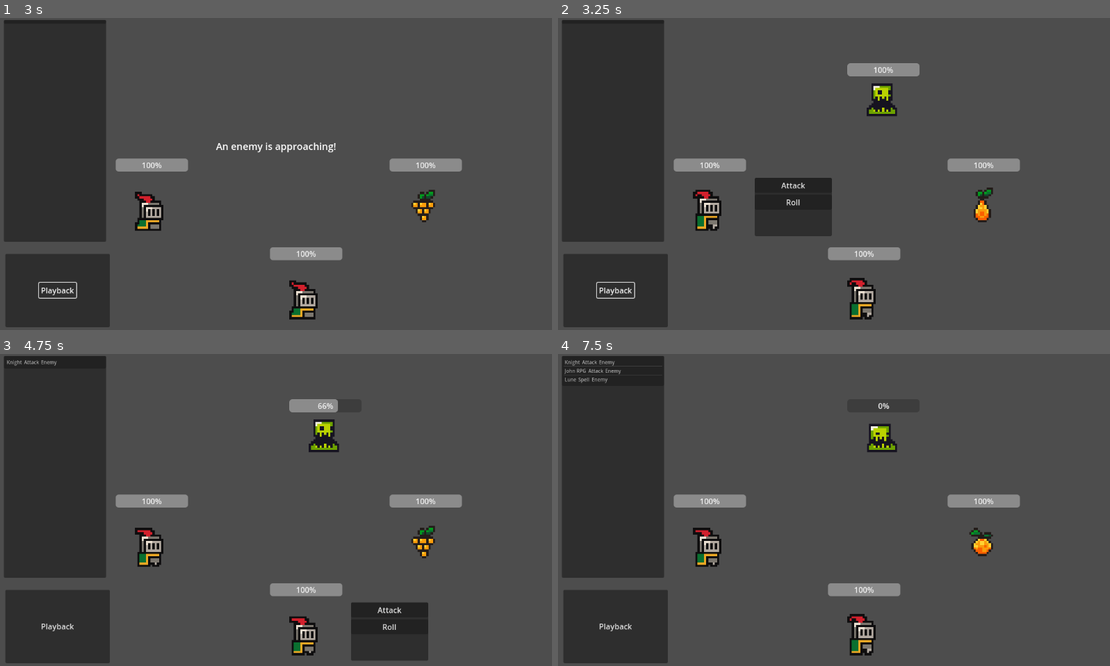
Above: before the commit, frames 1-4 (two rows, left to right).
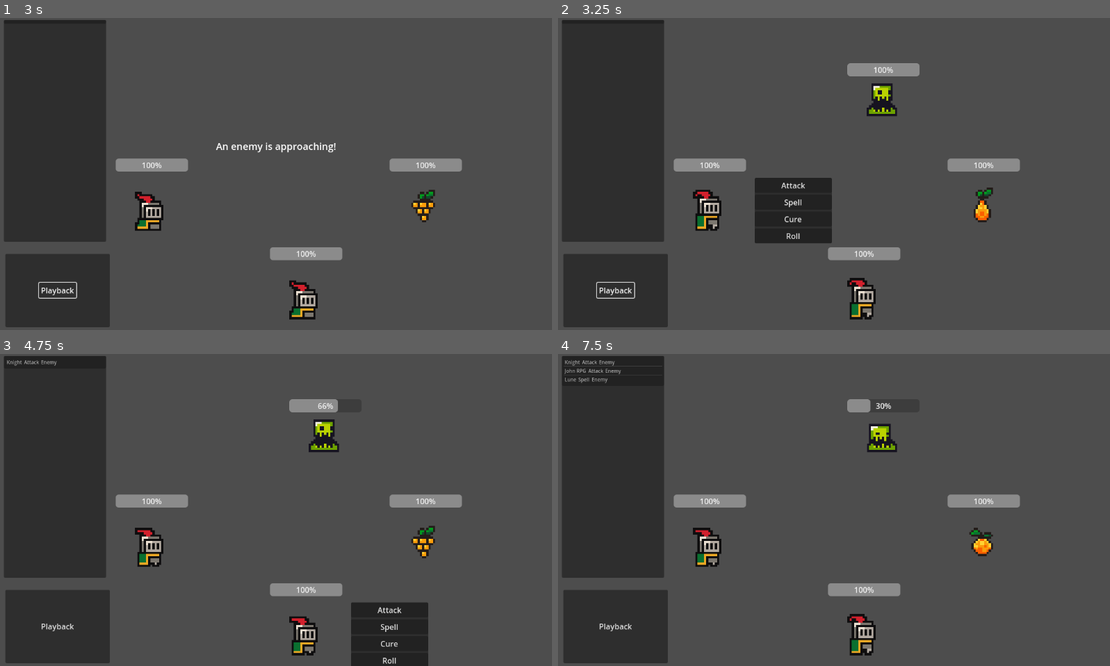
Above: after the commit, the same moments.

Repository: jhobz/rpg-prototype
Game: Godot game, scene res://scenes/game.tscn
Two runs of this game, one before a commit and one after it. Both use one fixed random seed, a clock stepped at 60 frames per second and the inputs below.
Inputs:
- Up to frame 1 (3 s): click "Playback" at 1.25 s
- Up to frame 2 (3.25 s): no input
- Up to frame 3 (4.75 s): click "Attack" at 3.5 s
- Up to frame 4 (7.5 s): click "Attack" at 5 s; click "Spell" at 6.5 s

Frame 1 is identical in both runs. In frame 2, 0.4% of the frame differs, in the area x 35-50%, y 58-73%; in frame 3, 0.3%; in frame 4, 0.2%.

Commit message:
Implement multi-target cure/cleave and also the design i guess

Diff:
--- /dev/null
+++ b/data/Battles/demon_king.tres
@@ -0,0 +1,9 @@
+[gd_resource type="Resource" script_class="Battle" load_steps=3 format=3 uid="uid://boaueiky7kmo6"]
+
+[ext_resource type="PackedScene" uid="uid://bgk4jejtmso1f" path="res://scenes/Character/Characters/Enemies/demon_king.tscn" id="1_dbcd6"]
+[ext_resource type="Script" uid="uid://d0fqyilf00bfa" path="res://logic/battle.gd" id="1_mca8i"]
+
+[resource]
+script = ExtResource("1_mca8i")
+enemies = Array[PackedScene]([ExtResource("1_dbcd6")])
+metadata/_custom_type_script = "uid://d0fqyilf00bfa"
--- /dev/null
+++ b/data/Battles/solo_skeleton.tres
@@ -0,0 +1,9 @@
+[gd_resource type="Resource" script_class="Battle" load_steps=3 format=3 uid="uid://cy2xmumh24chi"]
+
+[ext_resource type="PackedScene" uid="uid://dxd4dxn2ons8h" path="res://scenes/Character/Characters/Enemies/skeleton.tscn" id="1_kacmf"]
+[ext_resource type="Script" uid="uid://d0fqyilf00bfa" path="res://logic/battle.gd" id="1_wgvr5"]
+
+[resource]
+script = ExtResource("1_wgvr5")
+enemies = Array[PackedScene]([ExtResource("1_kacmf")])
+metadata/_custom_type_script = "uid://d0fqyilf00bfa"
--- /dev/null
+++ b/data/Encounters/encounter_1.tres
@@ -0,0 +1,10 @@
+[gd_resource type="Resource" script_class="Encounter" load_steps=4 format=3 uid="uid://pl8uqq3bqu65"]
+
+[ext_resource type="Script" uid="uid://d0fqyilf00bfa" path="res://logic/battle.gd" id="1_wbi54"]
+[ext_resource type="Resource" uid="uid://bmfgs62wmdx55" path="res://data/Battles/solo_slime.tres" id="2_bm7ep"]
+[ext_resource type="Script" uid="uid://x4q8y71eujst" path="res://logic/encounter.gd" id="3_33t0q"]
+
+[resource]
+script = ExtResource("3_33t0q")
+battles = Array[ExtResource("1_wbi54")]([ExtResource("2_bm7ep"), ExtResource("2_bm7ep"), ExtResource("2_bm7ep")])
+metadata/_custom_type_script = "uid://x4q8y71eujst"
--- /dev/null
+++ b/data/Encounters/encounter_2.tres
@@ -0,0 +1,11 @@
+[gd_resource type="Resource" script_class="Encounter" load_steps=5 format=3 uid="uid://ddwtt3owj56aq"]
+
+[ext_resource type="Script" uid="uid://d0fqyilf00bfa" path="res://logic/battle.gd" id="1_tfc0s"]
+[ext_resource type="Resource" uid="uid://bmfgs62wmdx55" path="res://data/Battles/solo_slime.tres" id="2_khxs7"]
+[ext_resource type="Resource" uid="uid://cw5oeux8onowk" path="res://data/Battles/solo_red_slime.tres" id="3_t0ade"]
+[ext_resource type="Script" uid="uid://x4q8y71eujst" path="res://logic/encounter.gd" id="4_cxpjg"]
+
+[resource]
+script = ExtResource("4_cxpjg")
+battles = Array[ExtResource("1_tfc0s")]([ExtResource("2_khxs7"), ExtResource("3_t0ade"), ExtResource("3_t0ade")])
+metadata/_custom_type_script = "uid://x4q8y71eujst"
--- /dev/null
+++ b/data/Encounters/encounter_3.tres
@@ -0,0 +1,12 @@
+[gd_resource type="Resource" script_class="Encounter" load_steps=6 format=3 uid="uid://c3lxp70qhtx2x"]
+
+[ext_resource type="Script" uid="uid://d0fqyilf00bfa" path="res://logic/battle.gd" id="1_kd2uf"]
+[ext_resource type="Resource" uid="uid://cw5oeux8onowk" path="res://data/Battles/solo_red_slime.tres" id="2_qdthx"]
+[ext_resource type="Resource" uid="uid://bmfgs62wmdx55" path="res://data/Battles/solo_slime.tres" id="3_324wy"]
+[ext_resource type="Script" uid="uid://x4q8y71eujst" path="res://logic/encounter.gd" id="3_o4j4r"]
+[ext_resource type="Resource" uid="uid://cy2xmumh24chi" path="res://data/Battles/solo_skeleton.tres" id="4_8414a"]
+
+[resource]
+script = ExtResource("3_o4j4r")
+battles = Array[ExtResource("1_kd2uf")]([ExtResource("2_qdthx"), ExtResource("3_324wy"), ExtResource("4_8414a")])
+metadata/_custom_type_script = "uid://x4q8y71eujst"
--- /dev/null
+++ b/data/Encounters/encounter_4.tres
@@ -0,0 +1,12 @@
+[gd_resource type="Resource" script_class="Encounter" load_steps=6 format=3 uid="uid://bgjahwwd6p8r6"]
+
+[ext_resource type="Script" uid="uid://d0fqyilf00bfa" path="res://logic/battle.gd" id="1_ofwcr"]
+[ext_resource type="Resource" uid="uid://cw5oeux8onowk" path="res://data/Battles/solo_red_slime.tres" id="2_nd3fi"]
+[ext_resource type="Script" uid="uid://x4q8y71eujst" path="res://logic/encounter.gd" id="3_5327p"]
+[ext_resource type="Resource" uid="uid://cy2xmumh24chi" path="res://data/Battles/solo_skeleton.tres" id="3_y7jqs"]
+[ext_resource type="Resource" uid="uid://bmfgs62wmdx55" path="res://data/Battles/solo_slime.tres" id="4_n78p3"]
+
+[resource]
+script = ExtResource("3_5327p")
+battles = Array[ExtResource("1_ofwcr")]([ExtResource("2_nd3fi"), ExtResource("3_y7jqs"), ExtResource("4_n78p3")])
+metadata/_custom_type_script = "uid://x4q8y71eujst"
--- /dev/null
+++ b/data/Encounters/encounter_5.tres
@@ -0,0 +1,11 @@
+[gd_resource type="Resource" script_class="Encounter" load_steps=5 format=3 uid="uid://d3bbvch5armv0"]
+
+[ext_resource type="Script" uid="uid://d0fqyilf00bfa" path="res://logic/battle.gd" id="1_gn6kn"]
+[ext_resource type="Resource" uid="uid://cy2xmumh24chi" path="res://data/Battles/solo_skeleton.tres" id="2_g7bca"]
+[ext_resource type="Resource" uid="uid://cw5oeux8onowk" path="res://data/Battles/solo_red_slime.tres" id="2_mn276"]
+[ext_resource type="Script" uid="uid://x4q8y71eujst" path="res://logic/encounter.gd" id="3_g7bca"]
+
+[resource]
+script = ExtResource("3_g7bca")
+battles = Array[ExtResource("1_gn6kn")]([ExtResource("2_g7bca"), ExtResource("2_mn276"), ExtResource("2_g7bca")])
+metadata/_custom_type_script = "uid://x4q8y71eujst"
--- /dev/null
+++ b/data/Encounters/encounter_boss.tres
@@ -0,0 +1,10 @@
+[gd_resource type="Resource" script_class="Encounter" load_steps=4 format=3 uid="uid://pd3aoo5q0qmi"]
+
+[ext_resource type="Script" uid="uid://d0fqyilf00bfa" path="res://logic/battle.gd" id="1_mcivh"]
+[ext_resource type="Resource" uid="uid://boaueiky7kmo6" path="res://data/Battles/demon_king.tres" id="2_mcivh"]
+[ext_resource type="Script" uid="uid://x4q8y71eujst" path="res://logic/encounter.gd" id="3_u0xi7"]
+
+[resource]
+script = ExtResource("3_u0xi7")
+battles = Array[ExtResource("1_mcivh")]([ExtResource("2_mcivh")])
+metadata/_custom_type_script = "uid://x4q8y71eujst"
--- a/data/Encounters/first_encounter.tres
+++ /dev/null
@@ -1,11 +0,0 @@
-[gd_resource type="Resource" script_class="Encounter" load_steps=5 format=3 uid="uid://pl8uqq3bqu65"]
-
-[ext_resource type="Script" uid="uid://d0fqyilf00bfa" path="res://logic/battle.gd" id="1_vpqbe"]
-[ext_resource type="Resource" uid="uid://bmfgs62wmdx55" path="res://data/Battles/solo_slime.tres" id="2_blw8j"]
-[ext_resource type="Resource" uid="uid://cw5oeux8onowk" path="res://data/Battles/solo_red_slime.tres" id="3_8bqdl"]
-[ext_resource type="Script" uid="uid://x4q8y71eujst" path="res://logic/encounter.gd" id="4_qkru8"]
-
-[resource]
-script = ExtResource("4_qkru8")
-battles = Array[ExtResource("1_vpqbe")]([ExtResource("2_blw8j"), ExtResource("2_blw8j"), ExtResource("3_8bqdl")])
-metadata/_custom_type_script = "uid://x4q8y71eujst"
--- a/data/Encounters/tougher_encounter.tres
+++ /dev/null
@@ -1,10 +0,0 @@
-[gd_resource type="Resource" script_class="Encounter" load_steps=4 format=3 uid="uid://ddwtt3owj56aq"]
-
-[ext_resource type="Script" uid="uid://d0fqyilf00bfa" path="res://logic/battle.gd" id="1_ypov4"]
-[ext_resource type="Resource" uid="uid://cw5oeux8onowk" path="res://data/Battles/solo_red_slime.tres" id="2_fc1nu"]
-[ext_resource type="Script" uid="uid://x4q8y71eujst" path="res://logic/encounter.gd" id="2_mafy3"]
-
-[resource]
-script = ExtResource("2_mafy3")
-battles = Array[ExtResource("1_ypov4")]([ExtResource("2_fc1nu"), ExtResource("2_fc1nu"), ExtResource("2_fc1nu")])
-metadata/_custom_type_script = "uid://x4q8y71eujst"
--- a/data/Runs/basic_run.tres
+++ b/data/Runs/basic_run.tres
@@ -1,11 +1,15 @@
-[gd_resource type="Resource" script_class="Run" load_steps=5 format=3 uid="uid://cy1ct7utjljej"]
+[gd_resource type="Resource" script_class="Run" load_steps=9 format=3 uid="uid://cy1ct7utjljej"]
 
 [ext_resource type="Script" uid="uid://x4q8y71eujst" path="res://logic/encounter.gd" id="1_7vmew"]
 [ext_resource type="Script" uid="uid://bh2p5luwuetxt" path="res://logic/run.gd" id="2_81u2y"]
-[ext_resource type="Resource" uid="uid://pl8uqq3bqu65" path="res://data/Encounters/first_encounter.tres" id="2_vcm2w"]
-[ext_resource type="Resource" uid="uid://ddwtt3owj56aq" path="res://data/Encounters/tougher_encounter.tres" id="3_cg806"]
+[ext_resource type="Resource" uid="uid://pl8uqq3bqu65" path="res://data/Encounters/encounter_1.tres" id="2_kjgd2"]
+[ext_resource type="Resource" uid="uid://ddwtt3owj56aq" path="res://data/Encounters/encounter_2.tres" id="3_vhyyc"]
+[ext_resource type="Resource" uid="uid://c3lxp70qhtx2x" path="res://data/Encounters/encounter_3.tres" id="4_l2oev"]
+[ext_resource type="Resource" uid="uid://bgjahwwd6p8r6" path="res://data/Encounters/encounter_4.tres" id="5_odxaf"]
+[ext_resource type="Resource" uid="uid://d3bbvch5armv0" path="res://data/Encounters/encounter_5.tres" id="6_q43qv"]
+[ext_resource type="Resource" uid="uid://pd3aoo5q0qmi" path="res://data/Encounters/encounter_boss.tres" id="7_l0so1"]
 
 [resource]
 script = ExtResource("2_81u2y")
-encounters = Array[ExtResource("1_7vmew")]([ExtResource("2_vcm2w"), ExtResource("2_vcm2w"), ExtResource("3_cg806")])
+encounters = Array[ExtResource("1_7vmew")]([ExtResource("2_kjgd2"), ExtResource("3_vhyyc"), ExtResource("4_l2oev"), ExtResource("5_odxaf"), ExtResource("6_q43qv"), ExtResource("7_l0so1")])
 metadata/_custom_type_script = "uid://bh2p5luwuetxt"
--- a/scenes/Character/Actions/action.gd
+++ b/scenes/Character/Actions/action.gd
@@ -1,7 +1,13 @@
 class_name Action
 extends Node2D
 
+enum DefaultActionTarget {
+	ENEMY,
+	SELF,
+}
+
 var action_name: String
+var default_target: DefaultActionTarget = DefaultActionTarget.ENEMY
 
 # Called when the node enters the scene tree for the first time.
 func _ready() -> void:
--- /dev/null
+++ b/scenes/Character/Actions/cleave.gd
@@ -0,0 +1,11 @@
+class_name Cleave extends Action
+
+@export var base_dmg: int = 0
+
+func _ready() -> void:
+	action_name = 'Cleave'
+
+func execute(source: Character, target: Character) -> void:
+	for character in target.character_group.characters:
+		var damage = base_dmg * source.get_stat('strength') / max(1, target.get_stat('defense'))
+		character.take_damage(damage)
--- /dev/null
+++ b/scenes/Character/Actions/cure.gd
@@ -0,0 +1,12 @@
+class_name Cure extends Action
+
+@export var base_heal: int = 4
+
+func _ready() -> void:
+	action_name = 'Cure'
+	default_target = DefaultActionTarget.SELF
+
+func execute(source: Character, target: Character):
+	var heal = base_heal * source.get_stat('magic')
+	for character in target.character_group.characters:
+		character.take_damage(-heal)
--- a/scenes/Character/Actions/roll.gd
+++ b/scenes/Character/Actions/roll.gd
@@ -2,6 +2,7 @@
 
 func _ready() -> void:
 	action_name = 'Roll'
+	default_target = DefaultActionTarget.SELF
 
 func execute(source: Character, _target: Character) -> void:
 	source.roll()
--- /dev/null
+++ b/scenes/Character/Characters/Enemies/demon_king.tscn
@@ -0,0 +1,59 @@
+[gd_scene load_steps=8 format=3 uid="uid://bgk4jejtmso1f"]
+
+[ext_resource type="Script" uid="uid://4v303nifdpdg" path="res://scenes/Character/Characters/Enemies/non_player_character.gd" id="1_87pbj"]
+[ext_resource type="Script" uid="uid://c0xybc034keh1" path="res://scenes/Components/stats_component.gd" id="2_6lrbv"]
+[ext_resource type="Script" uid="uid://c57m8elb52dp7" path="res://scenes/Components/hp_component.gd" id="3_uvmin"]
+[ext_resource type="SpriteFrames" uid="uid://cfort03ximp0y" path="res://resources/animations/red_slime_sprite_frames.tres" id="4_yhgpr"]
+[ext_resource type="Script" uid="uid://c0fhxyw6tkwyo" path="res://scenes/Components/gui_component.gd" id="5_irw1t"]
+[ext_resource type="Script" uid="uid://dolcf35kui0ao" path="res://scenes/Character/Actions/attack.gd" id="6_pii60"]
+[ext_resource type="Script" uid="uid://5ff8nljtxq1" path="res://scenes/Character/Actions/cleave.gd" id="7_6lrbv"]
+
+[node name="DemonKing" type="Node2D"]
+script = ExtResource("1_87pbj")
+char_name = "Demon King"
+metadata/_custom_type_script = "uid://4v303nifdpdg"
+
+[node name="StatsComponent" type="Node" parent="."]
+script = ExtResource("2_6lrbv")
+strength = 10
+magic = 10
+defense = 10
+magic_defense = 10
+metadata/_custom_type_script = "uid://c0xybc034keh1"
+
+[node name="HPComponent" type="Node" parent="."]
+script = ExtResource("3_uvmin")
+max_hp = 200
+metadata/_custom_type_script = "uid://c57m8elb52dp7"
+
+[node name="AnimatedSprite2D" type="AnimatedSprite2D" parent="."]
+texture_filter = 1
+scale = Vector2(4.5, 4.5)
+sprite_frames = ExtResource("4_yhgpr")
+animation = &"attack"
+autoplay = "idle"
+
+[node name="GUIComponent" type="Control" parent="."]
+layout_mode = 3
+anchors_preset = 0
+script = ExtResource("5_irw1t")
+metadata/_custom_type_script = "uid://c0fhxyw6tkwyo"
+
+[node name="ProgressBar" type="ProgressBar" parent="GUIComponent"]
+layout_mode = 0
+offset_left = -72.0
+offset_top = -56.0
+offset_right = 78.0
+offset_bottom = -29.0
+
+[node name="Actions" type="Node" parent="."]
+
+[node name="Attack" type="Node2D" parent="Actions"]
+script = ExtResource("6_pii60")
+base_dmg = 40
+metadata/_custom_type_script = "uid://dolcf35kui0ao"
+
+[node name="Cleave" type="Node2D" parent="Actions"]
+script = ExtResource("7_6lrbv")
+base_dmg = 15
+metadata/_custom_type_script = "uid://5ff8nljtxq1"
--- a/scenes/Character/Characters/Enemies/red_slime.tscn
+++ b/scenes/Character/Characters/Enemies/red_slime.tscn
@@ -1,10 +1,11 @@
-[gd_scene load_steps=6 format=3 uid="uid://ckp66wttmrqym"]
+[gd_scene load_steps=7 format=3 uid="uid://ckp66wttmrqym"]
 
 [ext_resource type="Script" uid="uid://4v303nifdpdg" path="res://scenes/Character/Characters/Enemies/non_player_character.gd" id="1_fgqk7"]
 [ext_resource type="Script" uid="uid://c0xybc034keh1" path="res://scenes/Components/stats_component.gd" id="2_bxy7a"]
 [ext_resource type="Script" uid="uid://c57m8elb52dp7" path="res://scenes/Components/hp_component.gd" id="3_lcy1c"]
 [ext_resource type="SpriteFrames" uid="uid://cfort03ximp0y" path="res://resources/animations/red_slime_sprite_frames.tres" id="4_y17g3"]
 [ext_resource type="Script" uid="uid://c0fhxyw6tkwyo" path="res://scenes/Components/gui_component.gd" id="5_lcy1c"]
+[ext_resource type="Script" uid="uid://dolcf35kui0ao" path="res://scenes/Character/Actions/attack.gd" id="6_y17g3"]
 
 [node name="RedSlime" type="Node2D"]
 script = ExtResource("1_fgqk7")
@@ -13,14 +14,14 @@
 
 [node name="StatsComponent" type="Node" parent="."]
 script = ExtResource("2_bxy7a")
-strength = 7
-defense = 1
-magic_defense = 1
+strength = 10
+magic = 10
+defense = 20
+magic_defense = 10
 metadata/_custom_type_script = "uid://c0xybc034keh1"
 
 [node name="HPComponent" type="Node" parent="."]
 script = ExtResource("3_lcy1c")
-max_hp = 60
 metadata/_custom_type_script = "uid://c57m8elb52dp7"
 
 [node name="AnimatedSprite2D" type="AnimatedSprite2D" parent="."]
@@ -42,3 +43,10 @@
 offset_top = -56.0
 offset_right = 78.0
 offset_bottom = -29.0
+
+[node name="Actions" type="Node" parent="."]
+
+[node name="Attack" type="Node2D" parent="Actions"]
+script = ExtResource("6_y17g3")
+base_dmg = 15
+metadata/_custom_type_script = "uid://dolcf35kui0ao"
--- /dev/null
+++ b/scenes/Character/Characters/Enemies/skeleton.tscn
@@ -0,0 +1,53 @@
+[gd_scene load_steps=7 format=3 uid="uid://dxd4dxn2ons8h"]
+
+[ext_resource type="Script" uid="uid://4v303nifdpdg" path="res://scenes/Character/Characters/Enemies/non_player_character.gd" id="1_8hodr"]
+[ext_resource type="Script" uid="uid://c0xybc034keh1" path="res://scenes/Components/stats_component.gd" id="2_8k8tr"]
+[ext_resource type="Script" uid="uid://c57m8elb52dp7" path="res://scenes/Components/hp_component.gd" id="3_rhpeg"]
+[ext_resource type="SpriteFrames" uid="uid://cfort03ximp0y" path="res://resources/animations/red_slime_sprite_frames.tres" id="4_xda7v"]
+[ext_resource type="Script" uid="uid://c0fhxyw6tkwyo" path="res://scenes/Components/gui_component.gd" id="5_e1u8n"]
+[ext_resource type="Script" uid="uid://dolcf35kui0ao" path="res://scenes/Character/Actions/attack.gd" id="6_2opdq"]
+
+[node name="Skeleton" type="Node2D"]
+script = ExtResource("1_8hodr")
+char_name = "Skeleton"
+metadata/_custom_type_script = "uid://4v303nifdpdg"
+
+[node name="StatsComponent" type="Node" parent="."]
+script = ExtResource("2_8k8tr")
+strength = 10
+magic = 10
+defense = 10
+magic_defense = 10
+metadata/_custom_type_script = "uid://c0xybc034keh1"
+
+[node name="HPComponent" type="Node" parent="."]
+script = ExtResource("3_rhpeg")
+max_hp = 70
+metadata/_custom_type_script = "uid://c57m8elb52dp7"
+
+[node name="AnimatedSprite2D" type="AnimatedSprite2D" parent="."]
+texture_filter = 1
+scale = Vector2(4.5, 4.5)
+sprite_frames = ExtResource("4_xda7v")
+animation = &"attack"
+autoplay = "idle"
+
+[node name="GUIComponent" type="Control" parent="."]
+layout_mode = 3
+anchors_preset = 0
+script = ExtResource("5_e1u8n")
+metadata/_custom_type_script = "uid://c0fhxyw6tkwyo"
+
+[node name="ProgressBar" type="ProgressBar" parent="GUIComponent"]
+layout_mode = 0
+offset_left = -72.0
+offset_top = -56.0
+offset_right = 78.0
+offset_bottom = -29.0
+
+[node name="Actions" type="Node" parent="."]
+
+[node name="Attack" type="Node2D" parent="Actions"]
+script = ExtResource("6_2opdq")
+base_dmg = 30
+metadata/_custom_type_script = "uid://dolcf35kui0ao"
--- a/scenes/Character/Characters/Enemies/slime.tscn
+++ b/scenes/Character/Characters/Enemies/slime.tscn
@@ -14,8 +14,10 @@
 
 [node name="StatsComponent" type="Node" parent="."]
 script = ExtResource("2_iiei6")
-defense = 1
-magic_defense = 1
+strength = 10
+magic = 10
+defense = 10
+magic_defense = 20
 metadata/_custom_type_script = "uid://c0xybc034keh1"
 
 [node name="HPComponent" type="Node" parent="."]
@@ -48,5 +50,5 @@
 
 [node name="Attack" type="Node2D" parent="Actions"]
 script = ExtResource("6_iiei6")
-base_dmg = 1
+base_dmg = 10
 metadata/_custom_type_script = "uid://dolcf35kui0ao"
--- a/scenes/Character/Characters/PlayerCharacters/knight.tscn
+++ b/scenes/Character/Characters/PlayerCharacters/knight.tscn
@@ -7,6 +7,8 @@
 [ext_resource type="Script" uid="uid://c0fhxyw6tkwyo" path="res://scenes/Components/gui_component.gd" id="5_4o581"]
 [ext_resource type="PackedScene" uid="uid://cwyohqsv2tht6" path="res://scenes/Components/action_ui_component.tscn" id="6_p2drc"]
 [ext_resource type="Script" uid="uid://dolcf35kui0ao" path="res://scenes/Character/Actions/attack.gd" id="7_4o581"]
+[ext_resource type="Script" uid="uid://c0jywajlfoi5w" path="res://scenes/Character/Actions/cure.gd" id="8_4o581"]
+[ext_resource type="Script" uid="uid://ddakrcdkm2aku" path="res://scenes/Character/Actions/spell.gd" id="8_ywkx2"]
 [ext_resource type="Script" uid="uid://cyrlkjq7sj35o" path="res://scenes/Character/Actions/roll.gd" id="9_6a2p1"]
 
 [node name="Knight" type="Node2D"]
@@ -17,13 +19,14 @@
 [node name="StatsComponent" type="Node" parent="."]
 script = ExtResource("2_p2drc")
 strength = 10
-magic = 1
+magic = 10
 defense = 10
+magic_defense = 10
 metadata/_custom_type_script = "uid://c0xybc034keh1"
 
 [node name="HPComponent" type="Node" parent="."]
 script = ExtResource("3_l0wqb")
-max_hp = 100
+max_hp = 60
 metadata/_custom_type_script = "uid://c57m8elb52dp7"
 
 [node name="AnimatedSprite2D" type="AnimatedSprite2D" parent="."]
@@ -63,8 +66,18 @@
 
 [node name="Attack" type="Node2D" parent="Actions"]
 script = ExtResource("7_4o581")
-base_dmg = 1
+base_dmg = 10
 metadata/_custom_type_script = "uid://dolcf35kui0ao"
+
+[node name="Spell" type="Node2D" parent="Actions"]
+script = ExtResource("8_ywkx2")
+base_dmg = 10
+metadata/_custom_type_script = "uid://ddakrcdkm2aku"
+
+[node name="Cure" type="Node2D" parent="Actions"]
+script = ExtResource("8_4o581")
+base_heal = 2
+metadata/_custom_type_script = "uid://c0jywajlfoi5w"
 
 [node name="Roll" type="Node2D" parent="Actions"]
 script = ExtResource("9_6a2p1")
--- a/scenes/game_manager.gd
+++ b/scenes/game_manager.gd
@@ -3,7 +3,6 @@
 @export var current_enemy: Character
 @export var action_source_state: State
 
-@onready var actions: Node = %Actions
 @onready var player_characters: Array[Node] = %Characters/Players.get_children()
 @onready var state_machine: StateMachine = %GameStateMachine
 @onready var turn_state_machine: StateMachine = %GameStateMachine/CharacterTurn/TurnStateMachine
@@ -102,9 +101,12 @@
 	if current_character != source:
 		return
 
-	var target = current_enemy
-	if action.action_name == 'Roll':
-		target = source
+	var target = null
+	match action.default_target:
+		Action.DefaultActionTarget.ENEMY:
+			target = current_enemy
+		Action.DefaultActionTarget.SELF:
+			target = source
 
 	var instruction = Instruction.new(action, source, target)
 	log_instruction(instruction)
Not shown, added: scenes/Character/Actions/cleave.gd.uid
Not shown, added: scenes/Character/Actions/cure.gd.uid
Not shown: 1 places in scenes/Character/Characters/PlayerCharacters/knight.tscn that only renumber resources
